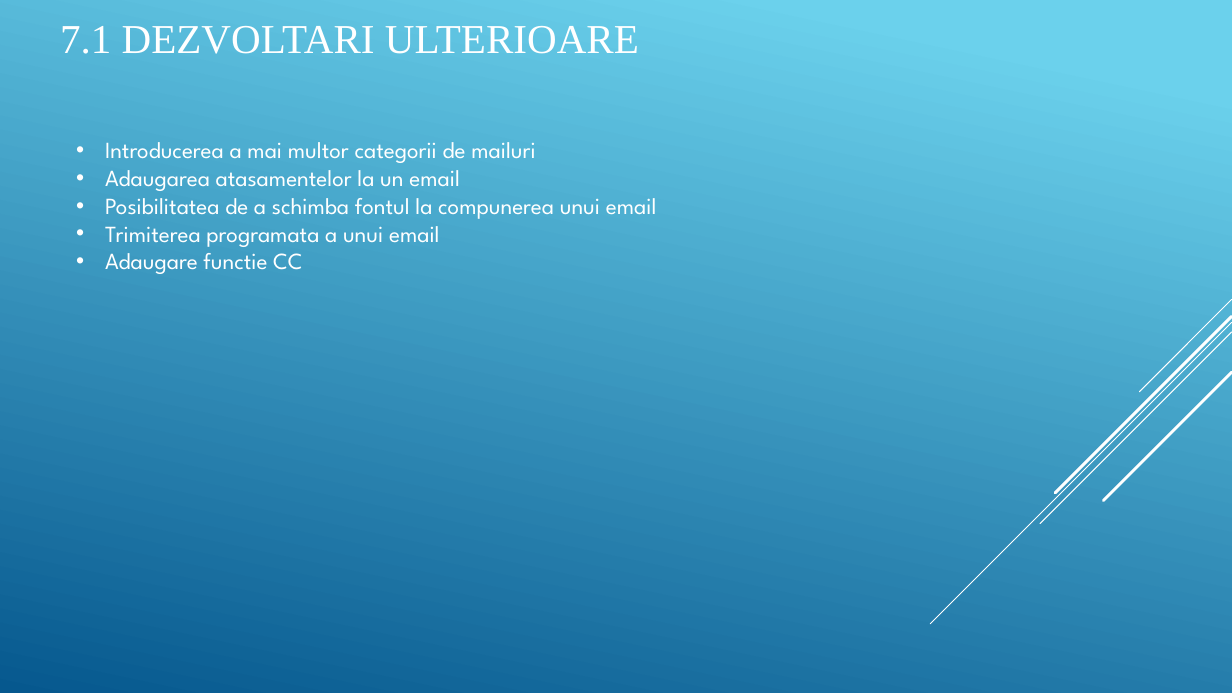
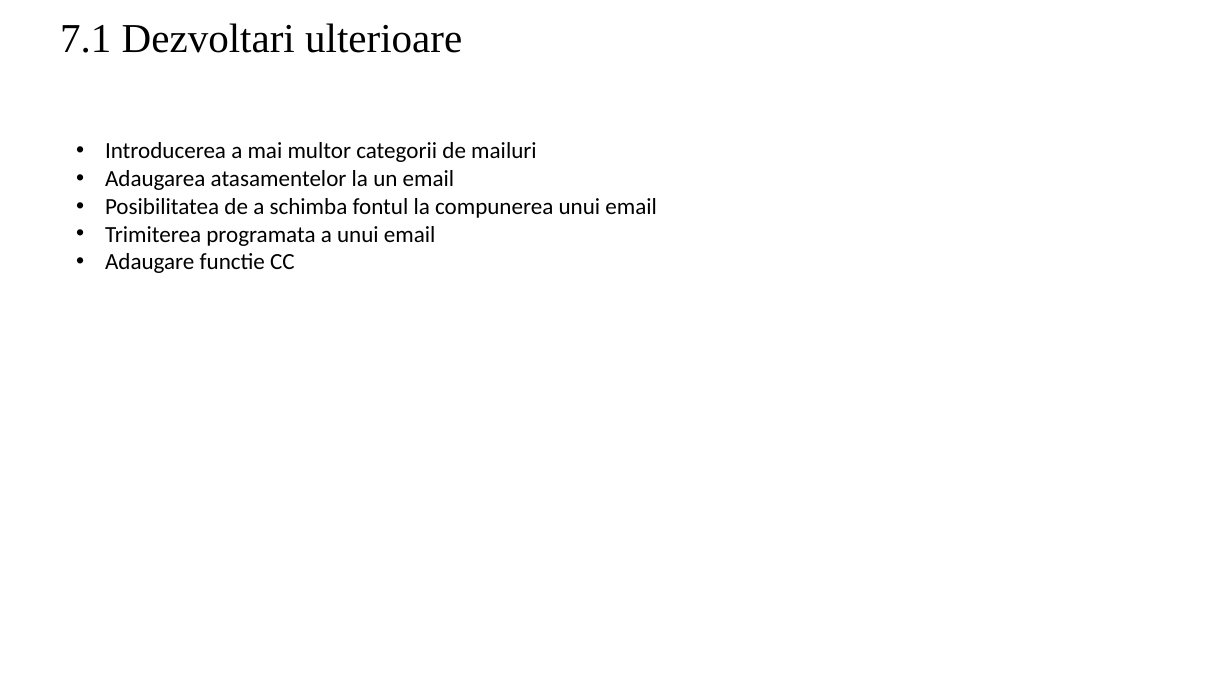
Before and after one commit to Gabiqb/HTTPS-Email-Server, a slide deck: slide 32 of DesignProiect - Pucani Liviu, Tanul Gabriel.pptx. Drawn at 1232x693 pixels with LibreOffice and Linux fonts; fonts in the diff are those of the drawing. Boxes give left, top, right and bottom in pixels: in the first picture for what was removed or moved away, otherwise in the second. Text is boxed around its words. In the diff, an @@ line names an element or a change of style, - is before the commit and + after.

```diff
--- a/DesignProiect - Pucani Liviu, Tanul Gabriel.pptx
+++ b/DesignProiect - Pucani Liviu, Tanul Gabriel.pptx
@@ background gradient #6ED2EB to #06588E to #FFFFFF @@
@@ title at (x1=60, y1=23, x2=462, y2=53): text changed; text colour #FFFFFF to #000000 @@
-7.1 DEZVOLTARI ULTERIOARE
+7.1 Dezvoltari ulterioare
@@ text "Introducerea a mai multor categorii ..." at (x1=105, y1=142, x2=657, y2=273): font League Spartan to Calibri, text colour #FFFFFF to #000000 @@
@@ group removed at (x1=931, y1=299, x2=1232, y2=624): 5 lines @@
```
Also in this commit, not shown: 33 other slides changed, 2 other files.
